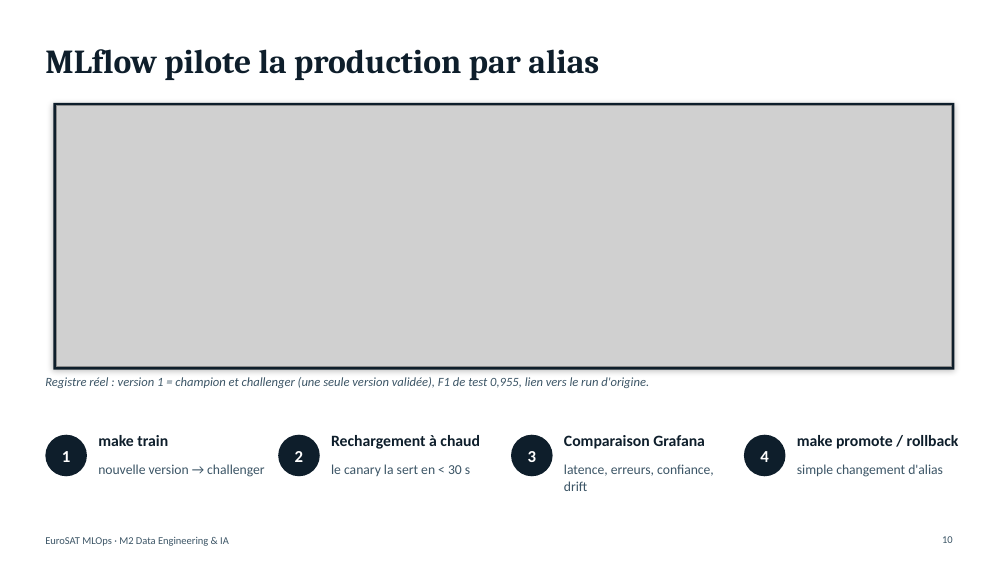
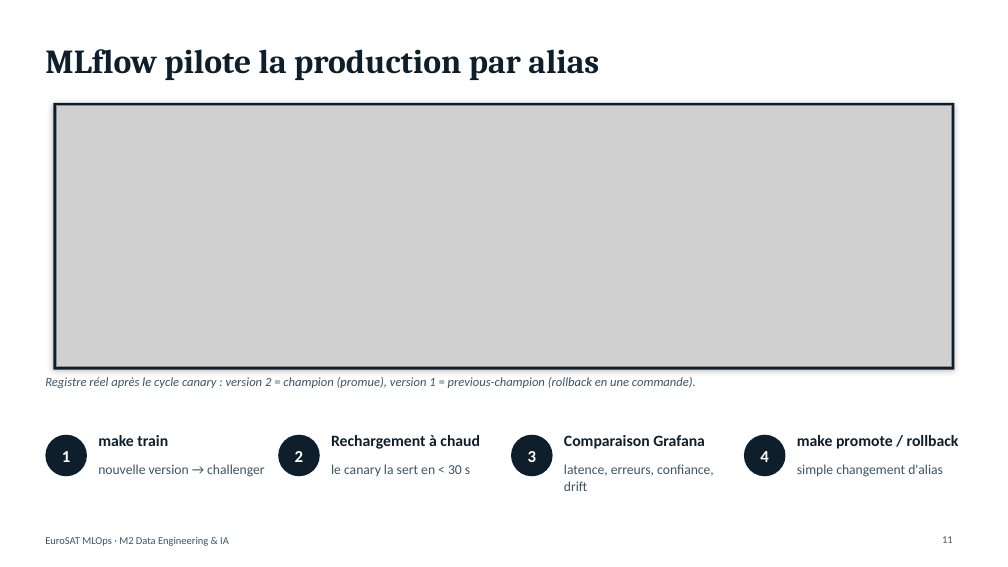
Before and after one commit to nplnguyen/eurosat-mlops, a slide deck: slide 11 of presentation/soutenance-mlops-eurosat.pptx (slide 10 before the commit). Drawn at 1008x567 pixels with LibreOffice and Linux fonts; fonts in the diff are those of the drawing; grey boxes stand for pictures. Boxes give left, top, right and bottom in pixels: in the first picture for what was removed or moved away, otherwise in the second. Text is boxed around its words. In the diff, an @@ line names an element or a change of style, - is before the commit and + after.

Commit message:
Slides : déploiement VM + test de charge en production

```diff
--- a/presentation/soutenance-mlops-eurosat.pptx
+++ b/presentation/soutenance-mlops-eurosat.pptx
@@ text at [45,377,696,388]: text changed @@
-Registre réel : version 1 = champion et challenger (une seule version validée), F1 de test 0,955, lien vers le run d'origine.
+Registre réel après le cycle canary : version 2 = champion (promue), version 1 = previous-champion (rollback en une commande).
@@ page number at [942,536,953,543]: text changed @@
-10
+11
```
Also in this commit, not shown: 2 other slides changed, 2 slides added.
